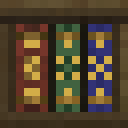
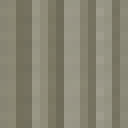
Two versions of the same layered image (w=128, h=128). Layer-by-layer changes:
renamed "Layer 2" to "Layer 1", opacity 64% → 100%, painted on it over bbox(0, 0, 128, 128)
removed layer "Layer 4" over bbox(0, 0, 128, 128)
painted on "Layer 0" over bbox(0, 0, 128, 128)
